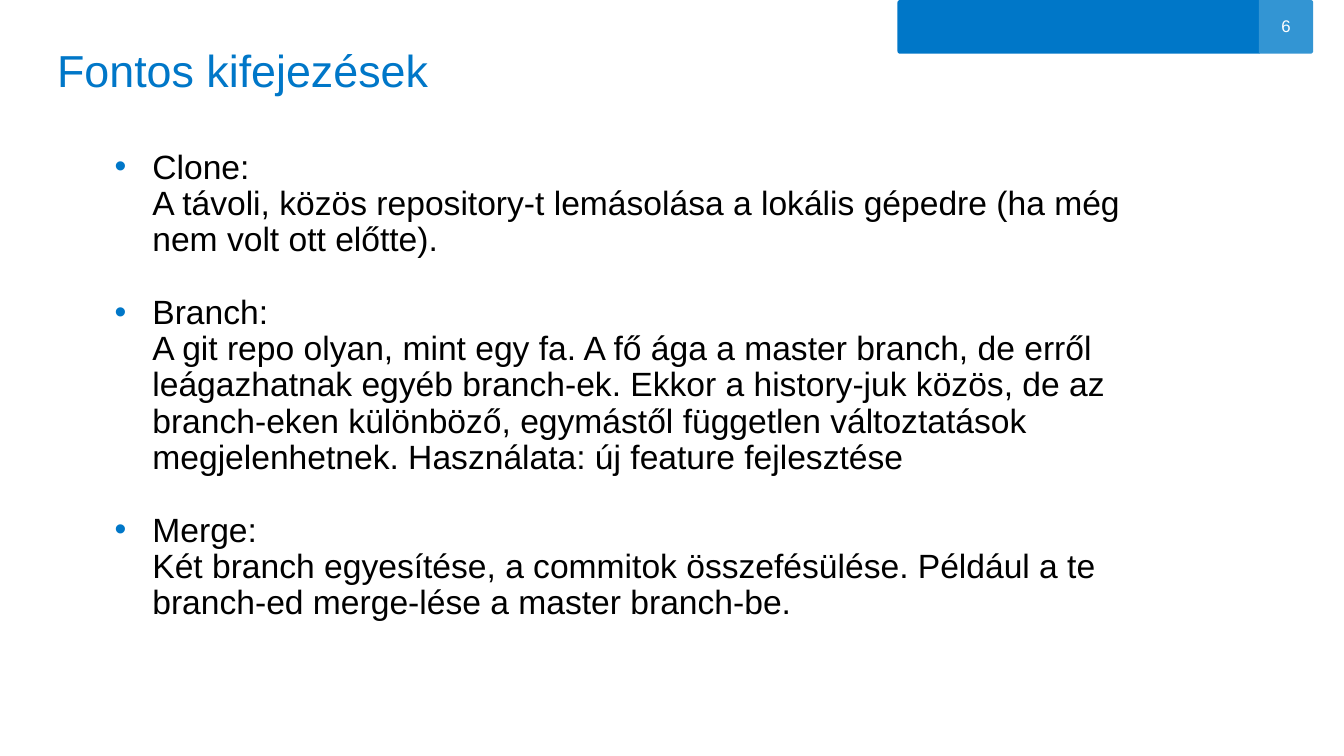
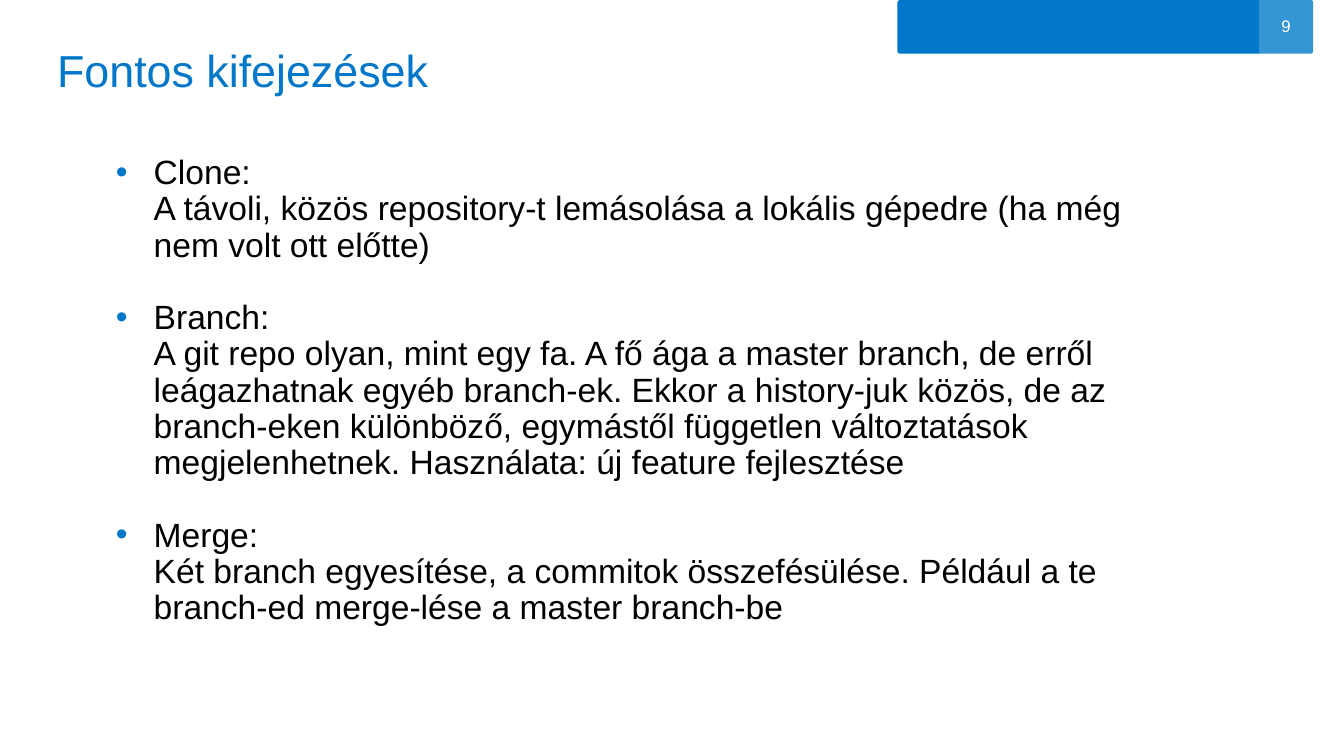
Before and after one commit to oerika1988/aegon-git-tutorial, a slide deck: slide 9 of GIT.pptx (slide 6 before the commit). Drawn at 1344x756 pixels with LibreOffice and Linux fonts; fonts in the diff are those of the drawing; background and template pictures are left out. Boxes give left, top, right and bottom in pixels: in the first picture for what was removed or moved away, otherwise in the second. Text is boxed around its words. In the diff, an @@ line names an element or a change of style, - is before the commit and + after.

```diff
--- a/GIT.pptx
+++ b/GIT.pptx
@@ page number at (1281, 20, 1290, 32): text changed @@
-6
+9
@@ text at (154, 159, 1121, 264): text changed @@
-• Clone:
-  A távoli, közös repository‑t lemásolása a lokális gépedre (ha még
-  nem volt ott előtte).
+• Clone:
+  A távoli, közös repository‑t lemásolása a lokális gépedre (ha még
+  nem volt ott előtte)
@@ text at (154, 524, 1097, 626): text changed @@
-• Merge:
-  Két branch egyesítése, a commitok összefésülése. Például a te
-  branch‑ed merge‑lése a master branch‑be.
+• Merge:
+  Két branch egyesítése, a commitok összefésülése. Például a te
+  branch‑ed merge‑lése a master branch‑be
```
Also in this commit, not shown: 15 other slides changed, 1 slide added, 1 slide removed.
